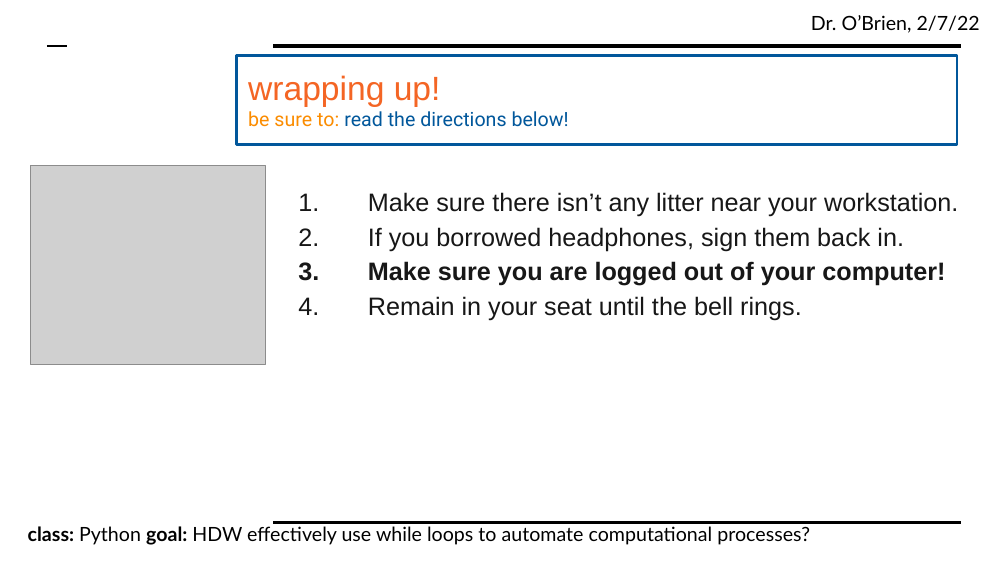
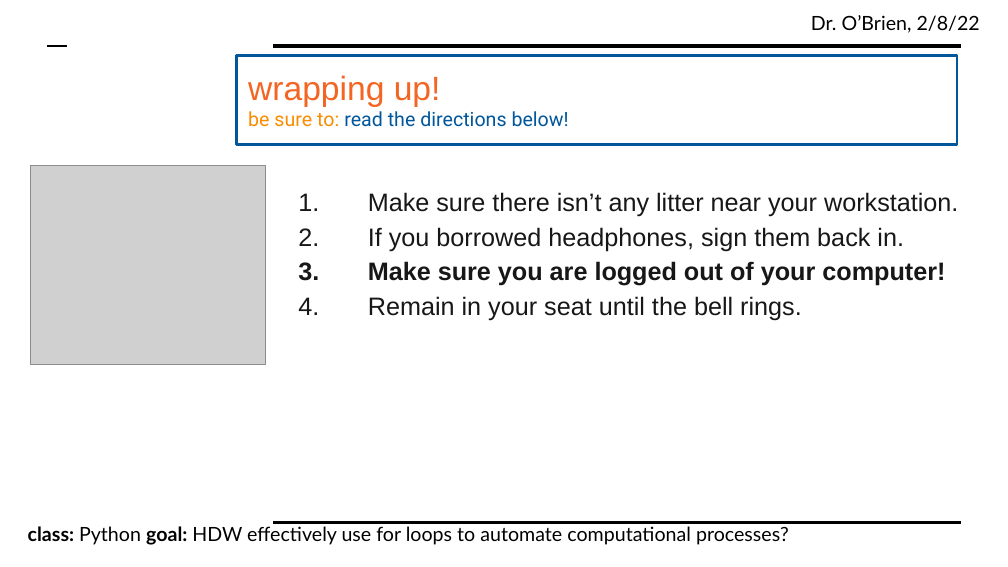
Before and after one commit to cobrien87/work, a slide deck: slide 4 of print/python2_1_3.pptx. Drawn at 1008x567 pixels with LibreOffice and Linux fonts; fonts in the diff are those of the drawing; grey boxes stand for pictures; background and template pictures are left out. Boxes give left, top, right and bottom in pixels: in the first picture for what was removed or moved away, otherwise in the second. Text is boxed around its words. In the diff, an @@ line names an element or a change of style, - is before the commit and + after.

```diff
--- a/print/python2_1_3.pptx
+++ b/print/python2_1_3.pptx
@@ text at box(811, 15, 980, 33): text changed @@
-Dr. O’Brien, 2/7/22
+Dr. O’Brien, 2/8/22
@@ text at box(28, 526, 789, 545): text changed @@
-class: Python goal: HDW effectively use while loops to automate computational processes?
+class: Python goal: HDW effectively use for loops to automate computational processes?
```
Also in this commit, not shown: 3 other slides changed, 1 slide added, 1 slide removed, 16 other files.
